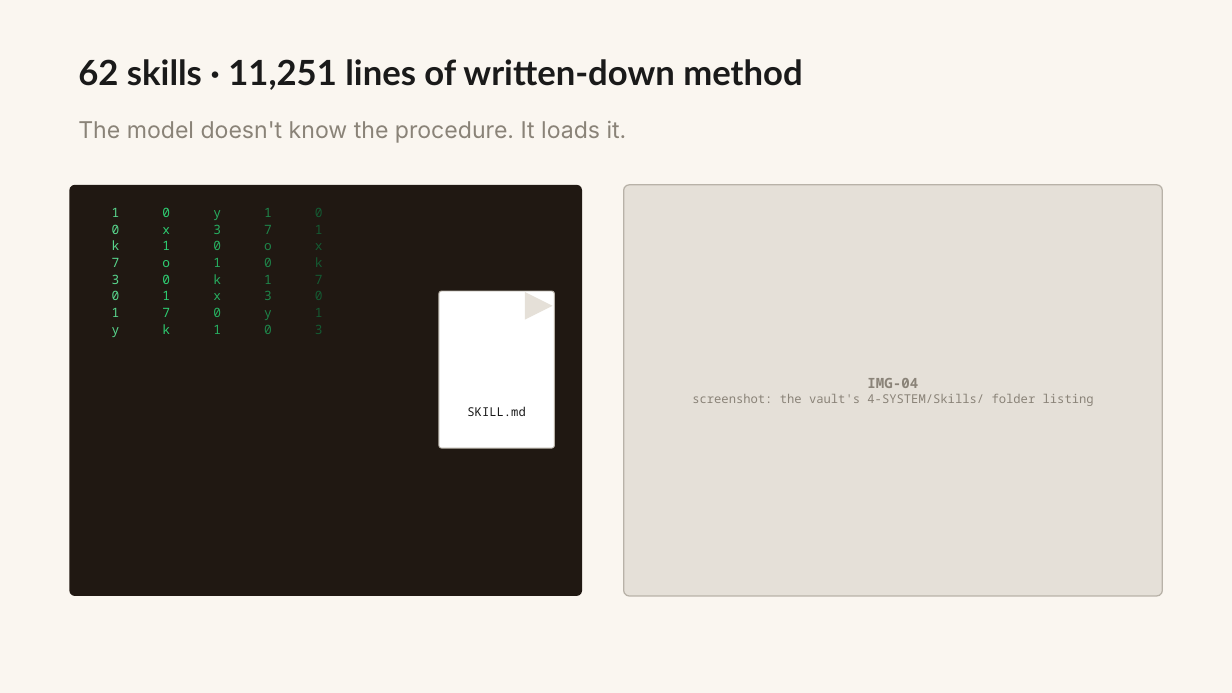
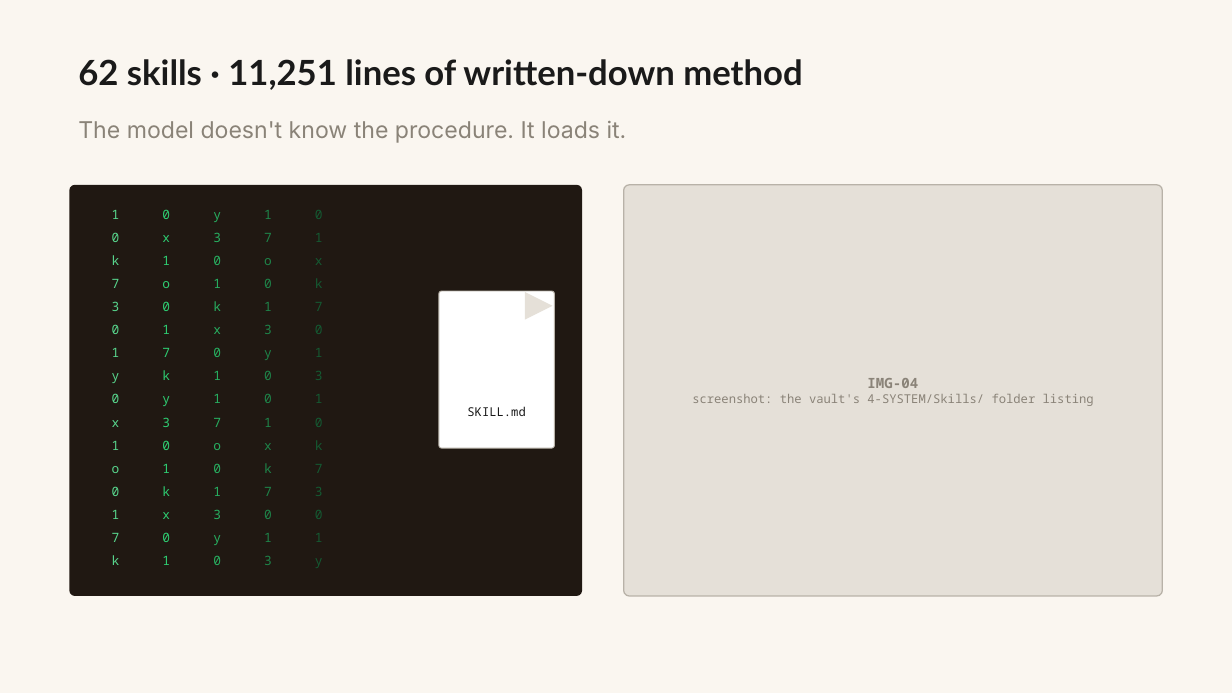
Before and after one commit to WeBuddhist/21-taras-rails, a slide deck: slide 9 of 0-INBOX/presentation-humanities-2026/verification-deck.pptx. Drawn at 1232x693 pixels with LibreOffice and Linux fonts; fonts in the diff are those of the drawing. Boxes give left, top, right and bottom in pixels: in the first picture for what was removed or moved away, otherwise in the second. Text is boxed around its words. In the diff, an @@ line names an element or a change of style, - is before the commit and + after.

```diff
--- a/0-INBOX/presentation-humanities-2026/verification-deck.pptx
+++ b/0-INBOX/presentation-humanities-2026/verification-deck.pptx
@@ text at (x1=162, y1=209, x2=170, y2=380): line spacing 13pt to 18pt @@
@@ text at (x1=112, y1=210, x2=120, y2=383): line spacing 13pt to 18pt @@
@@ text at (x1=213, y1=212, x2=221, y2=380): line spacing 13pt to 18pt @@
@@ text at (x1=264, y1=210, x2=272, y2=380): line spacing 13pt to 18pt @@
@@ text at (x1=315, y1=210, x2=323, y2=380): line spacing 13pt to 18pt @@
@@ text at (x1=112, y1=393, x2=120, y2=565): paragraphs added @@
+0
+x
+1
+o
+0
+1
+7
+k
@@ text at (x1=162, y1=396, x2=170, y2=565): paragraphs added @@
+y
+3
+0
+1
+k
+x
+0
+1
@@ text at (x1=213, y1=394, x2=221, y2=565): paragraphs added @@
+1
+7
+o
+0
+1
+3
+y
+0
@@ text at (x1=264, y1=394, x2=272, y2=565): paragraphs added @@
+0
+1
+x
+k
+7
+0
+1
+3
@@ text at (x1=315, y1=394, x2=323, y2=568): paragraphs added @@
+1
+0
+k
+7
+3
+0
+1
+y
```
Also in this commit, not shown: 4 other slides changed.
